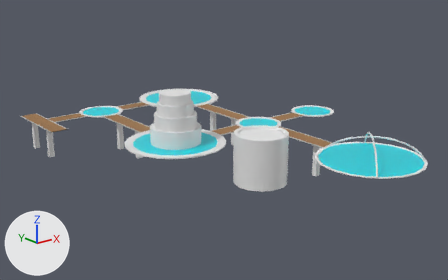
One commit to the glTF model WebaResort/BasePlatforms_HP.glb: the scene before it, then after it.
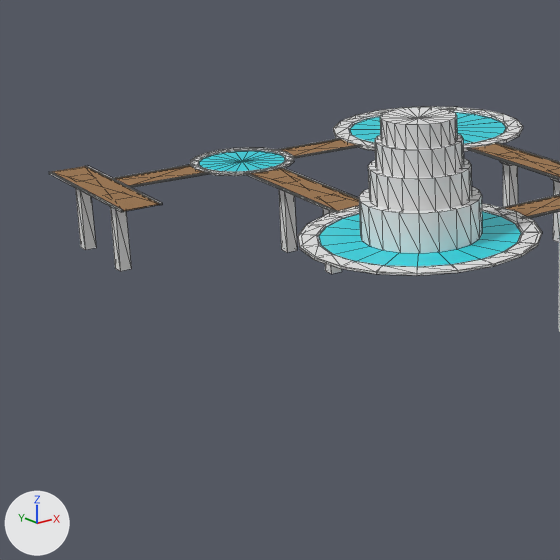
There are two pictures of each version: one whole from a 50 mm camera at (-250.9, -279.2, 106.1) aimed at (-28.9, -1.6, -4.9), one close up on the part from 0% to 52% of the width and 16% to 99% of the height. Arrows for +X, +Y and +Z are at lower left; the lights stay in place. The close-ups show mesh edges as thin lines. Where no turn or scale is listed for an object, it has been applied to the vertices.

In view in the first close-up: 'BridgeDouble_MP1', 'BridgeDouble_MP2', 'BridgeDouble_MP3', 'CylinderPillar', 'CylinderPillar1', 'CylinderPillar2', 'CylinderPillar3', 'GlassPanel2', 'GlassPanel3', 'GlassPanel5', 'ThickOutsideRing (1)', 'ThickOutsideRing (2)'.
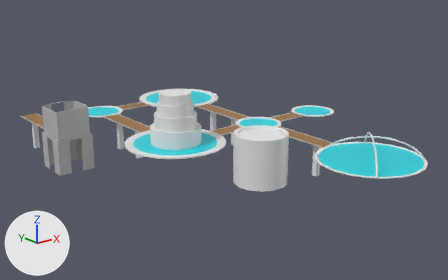
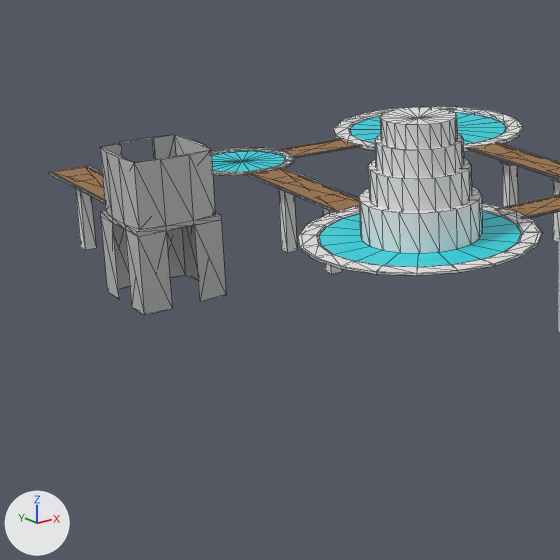
Pixel boxes (x1, y1, x2, y2) of what changed, in the close-ups (560 x 560 px):
```json
{"object": "pCube1", "change": "added", "after": [100, 135, 226, 315]}
```

Scene script edits in JSON lines:
```json
{"op": "add", "block": "mat_lambert1", "code": ["mat_lambert1 = principled_material('lambert1')", "mat_lambert1.base_color = (0.5, 0.5, 0.5)  # grey #bcbcbc", "mat_lambert1.roughness = 0.45"]}
{"op": "add", "block": "me_pcube1", "code": ["me_pcube1 = bpy.data.meshes.new('pCube1')", "me_pcube1.from_pydata(...)  # 64 vertices, 132 faces; spans x -10.9..10.9, y -10.9..10.9, z -19.3..18.1", "me_pcube1.materials.append(mat_lambert1)  # grey #bcbcbc"]}
{"op": "add", "block": "ob_pcube1", "code": ["ob_pcube1 = bpy.data.objects.new('pCube1', me_pcube1)", "ob_pcube1.location = (-104.4, 51.6, -0.7)"]}
```
